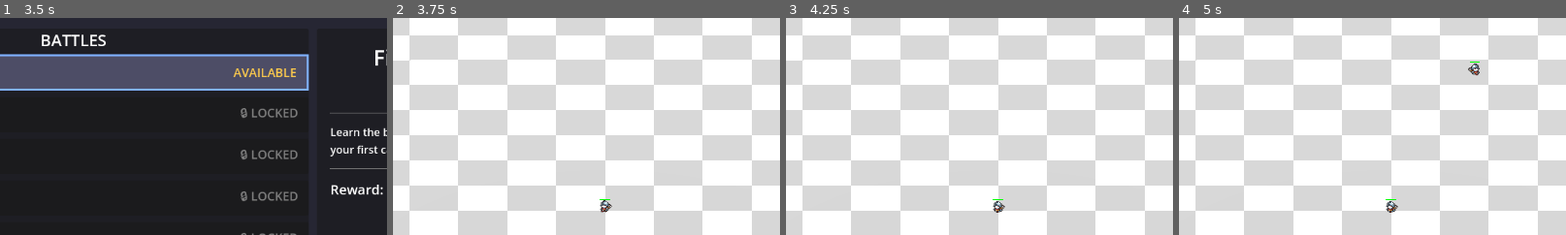
Above: before the commit, frames 1-4 (left to right).
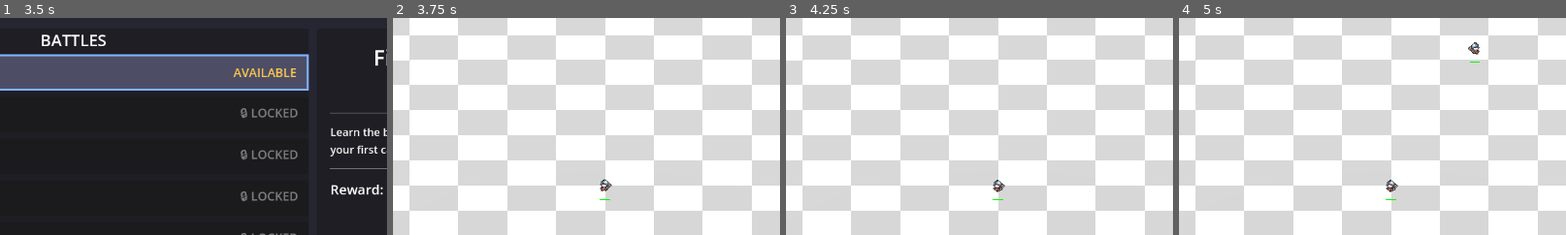
Above: after the commit, the same moments.

Repository: amari-charles/project-summoner
Game: Godot game, scene res://scenes/ui/main_menu.tscn
The game is run twice, just before and just after one commit, with the same random seed, the same clock (stepped at 60 frames per second) and the same inputs.
Inputs (mouse positions are % of the whole screen's width and height, from its top left):
- Up to frame 1 (3.5 s): click "PLAY" at 0.5 s; click "SELECT" at 1.25 s; click "CHOOSE WARRIOR" at 2 s; click (32, 26) at 2.75 s
- Up to frame 2 (3.75 s): click "START BATTLE" at 3.5 s
- Up to frame 3 (4.25 s): no input
- Up to frame 4 (5 s): tap Enter at 4.25 s; drag from (50, 83) to (60, 28) at 4.27 s
The pictures show only the part of the screen within x 23-73%, y 14-64%; the shares and areas given below are measured in that part.

Frame 1 is identical in both runs. In frame 2, 0.2% of the frame differs, in the area x 53-57%, y 74-90%; in frame 3, 0.2%; in frame 4, 0.5%, in the area x 53-78%, y 11-90%.

Commit message:
Fix visual clipping and shadow visibility issues
Fixed two critical bugs introduced by Y=0 ground plane change:

**Visual Clipping Fix:**
- Raised Sprite3D from Y=1.0 to Y=3.0 in both component scenes
- Character feet now correctly align with ground at Y=0
- Previously feet were at Y=-2 (underground, clipped)

**Shadow Visibility Fix:**
- Changed shader render_mode from depth_draw_opaque to depth_draw_never
  (shadows are transparent, shouldn't write to depth buffer)
- Removed broken shadow_size shader parameter (unused, confusing calculation)
- Fixed gradient calculation: properly normalize UV distance to 0-1 range
- Shadow size now controlled solely by QuadMesh size (cleaner approach)

Both skeletal and sprite-based character components affected.

🤖 Generated with [Claude Code](https://claude.com/claude-code)

Co-Authored-By: Claude <noreply@anthropic.com>

Diff:
--- a/scenes/units/skeletal_character_2d5_component.tscn
+++ b/scenes/units/skeletal_character_2d5_component.tscn
@@ -9,7 +9,7 @@
 script = ExtResource("1_script")
 
 [node name="Sprite3D" type="Sprite3D" parent="."]
-transform = Transform3D(1, 0, 0, 0, 1, 0, 0, 0, 1, 0, 1, 0)
+transform = Transform3D(1, 0, 0, 0, 1, 0, 0, 0, 1, 0, 3, 0)
 pixel_size = 0.01
 billboard = 2
 shaded = true
--- a/scenes/units/sprite_character_2d5_component.tscn
+++ b/scenes/units/sprite_character_2d5_component.tscn
@@ -9,7 +9,7 @@
 script = ExtResource("1_script")
 
 [node name="Sprite3D" type="Sprite3D" parent="."]
-transform = Transform3D(1, 0, 0, 0, 1, 0, 0, 0, 1, 0, 1, 0)
+transform = Transform3D(1, 0, 0, 0, 1, 0, 0, 0, 1, 0, 3, 0)
 pixel_size = 0.025
 billboard = 2
 shaded = true
--- a/scripts/units/shadow_component.gd
+++ b/scripts/units/shadow_component.gd
@@ -31,7 +31,6 @@
 		material.shader = shader
 
 		# Set shader parameters
-		material.set_shader_parameter("shadow_size", shadow_size)
 		material.set_shader_parameter("shadow_opacity", shadow_opacity)
 		material.set_shader_parameter("shadow_color", shadow_color)
 		material.set_shader_parameter("edge_softness", edge_softness)
@@ -49,9 +48,6 @@
 	shadow_size = size
 	if mesh is QuadMesh:
 		mesh.size = Vector2(size, size)
-	var mat = get_surface_override_material(0)
-	if mat is ShaderMaterial:
-		mat.set_shader_parameter("shadow_size", size)
 
 func set_shadow_opacity(opacity: float) -> void:
 	shadow_opacity = opacity
--- a/shaders/blob_shadow.gdshader
+++ b/shaders/blob_shadow.gdshader
@@ -1,8 +1,7 @@
 shader_type spatial;
-render_mode unshaded, cull_disabled, depth_draw_opaque, blend_mix;
+render_mode unshaded, cull_disabled, depth_draw_never, blend_mix;
 
 // Shadow customization parameters
-uniform float shadow_size : hint_range(0.5, 5.0) = 1.0;
 uniform float shadow_opacity : hint_range(0.0, 1.0) = 0.6;
 uniform vec4 shadow_color : source_color = vec4(0.0, 0.0, 0.0, 1.0);
 uniform float edge_softness : hint_range(0.0, 1.0) = 0.7;
@@ -12,12 +11,11 @@
 	vec2 center = vec2(0.5, 0.5);
 	float dist = distance(UV, center);
 
-	// Create radial gradient (0 at center, 1 at edge)
-	// Scale by shadow_size
-	float gradient = dist / (0.5 / shadow_size);
+	// Normalize distance: 0 at center, 1 at edge (radius=0.5)
+	float normalized_dist = dist / 0.5;
 
-	// Apply softness to edge falloff
-	gradient = smoothstep(0.0, 1.0 - edge_softness, gradient);
+	// Apply edge softness for smooth falloff
+	float gradient = smoothstep(0.0, 1.0 / (1.0 - edge_softness), normalized_dist);
 
 	// Invert so center is opaque, edges transparent
 	float alpha = (1.0 - gradient) * shadow_opacity;
